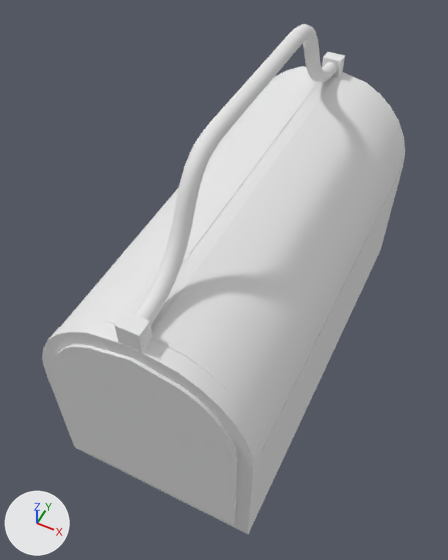
Renders of the Blender file Assets/models/house/floor02/toolbox/toolbox02.blend from each side of a commit.
Before and after are seen from a camera (50 mm lens) standing at (0.544, -1.288, 1.868) and looking at (-0.031, -0.139, 0.431). Every picture has the same lights, and +X, +Y and +Z are marked at lower left.

The first picture shows 'base', 'door_left', 'door_right', 'handle', 'hinges'.
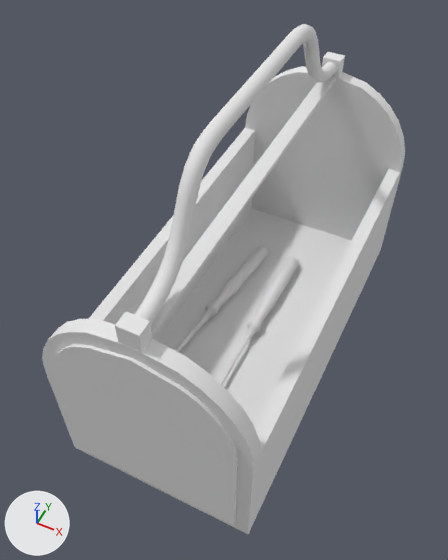
Commit message: screw_driver01 and 02 added to toolbox02

Where the change shows, as pixel boxes [x1, y1, x2, y2] in the pictures (448 x 560 px):
'door_right', hidden: before [152, 77, 402, 451]
'door_left', hidden: before [61, 72, 318, 326]
'screw_driver01', added: after [175, 246, 268, 352]
'screw_driver02', added: after [219, 257, 298, 385]

The change, as a list of edits to the scene's bpy script:
```text
Add mat_screw_driver01:
    mat_screw_driver01 = diffuse_material('screw_driver01')
    mat_screw_driver01.base_color = (0.8, 0.8, 0.8)  # white #e7e7e7
Add me_cylinder_002:
    me_cylinder_002.from_pydata(...)  # 513 vertices, 497 faces; spans x -0.025..0.025, y -0.46..0.388, z -0.025..0.025
    me_cylinder_002.polygons.foreach_set('use_smooth', [True] * 497)
    me_cylinder_002.materials.append(mat_screw_driver01)  # its picture is missing
Add me_cylinder_003:
    me_cylinder_003.from_pydata(...)  # 513 vertices, 497 faces; spans x -0.025..0.025, y -0.361..0.388, z -0.025..0.025
    me_cylinder_003.polygons.foreach_set('use_smooth', [True] * 497)
    me_cylinder_003.materials.append(mat_screw_driver01)  # its picture is missing
Change ob_door_right:
    ob_door_right.scale: (0.66, 0.66, 0.66) -> (1.0, 1.0, 1.0)
    ob_door_right.location: (0.305, 0.0, 0.44) -> (0.0, 0.0, 0.0)
    add ob_door_right.hide_set(True)  # its collection is switched off
Change ob_door_left:
    ob_door_left.scale: (0.66, 0.66, 0.66) -> (1.0, 1.0, 1.0)
    ob_door_left.location: (-0.308, 0.0, 0.44) -> (0.0, 0.0, 0.0)
    add ob_door_left.hide_set(True)  # its collection is switched off
Add ob_screw_driver01:
    ob_screw_driver01 = bpy.data.objects.new('screw_driver01', me_cylinder_002)
    ob_screw_driver01.location = (-0.154, 0.0, 0.059)
    ob_screw_driver01.rotation_euler = (0.0, 0.0, -0.117)  # degrees (0, 0, -6.7)
Add ob_screw_driver02:
    ob_screw_driver02 = bpy.data.objects.new('screw_driver02', me_cylinder_003)
    ob_screw_driver02.location = (0.021, 0.0, 0.059)
```
